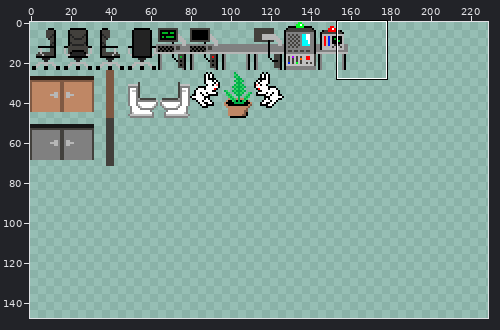
File history of a sprite sheet, The Revenge/The Revenge/bin/Debug/tileset2.png. Above: a wide view before the commit, with the close-up outlined.
Close-up. The starting point:
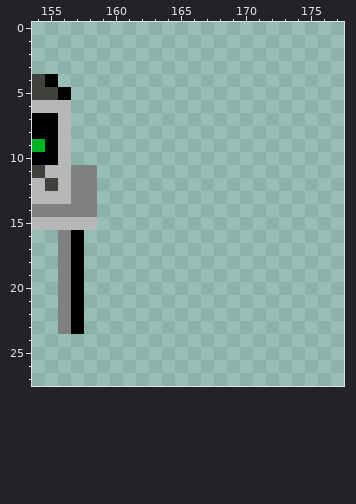
The file is 256x384 pixels. Pixels under 10% opacity are left out. Colours within 5 levels of each other are drawn and written as one. Shown: x 154..177, y 0..27. The wide view leaves out empty margins. The commit also changed other parts of the picture, which this record leaves out.
After:
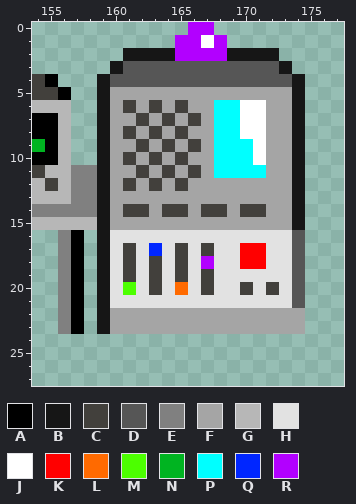
Palette (. is transparent): A #000000  B #161616  C #42403c  D #565656  E #808080  F #a5a5a5  G #b7b7b7  H #e2e2e2  J #ffffff  K #ff0000  L #ff6a00  M #4cff00  N #00b421  P #00ffff  Q #0026ff  R #b200ff
What changed:
Changed rows in their new state; - is an unchanged pixel.
first column x 159:
 0 -------RR-------
 1 ------RRJR------
 2 --BBBBRRRRBBBB--
 3 -BDDDDDDDDDDDDB-
 4 BDDDDDDDDDDDDDDB
 5 BFFFFFFFFFFFFFFB
 6 BFCFCFCFFPPJJFFB
 7 BFFCFCFCFPPJJFFB
 8 BFCFCFCFFPPJJFFB
 9 BFFCFCFCFPPPJFFB
10 BFCFCFCFFPPPJFFB
11 BFFCFCFCFPPPPFFB
12 BFCFCFCFFFFFFFFB
13 BFFFFFFFFFFFFFFB
14 BFCCFCCFCCFCCFFB
15 BFFFFFFFFFFFFFFB
16 BHHHHHHHHHHHHHHD
17 BHCHQHCHCHHKKHHD
18 BHCHCHCHRHHKKHHD
19 BHCHCHCHCHHHHHHD
20 BHMHCHLHCHHCHCHD
21 BHHHHHHHHHHHHHHD
22 BFFFFFFFFFFFFFFF
23 BFFFFFFFFFFFFFFF
Changed places in both close-ups, as pixel boxes (x1, y1, x2, y2):
added: (97, 22, 305, 334)
